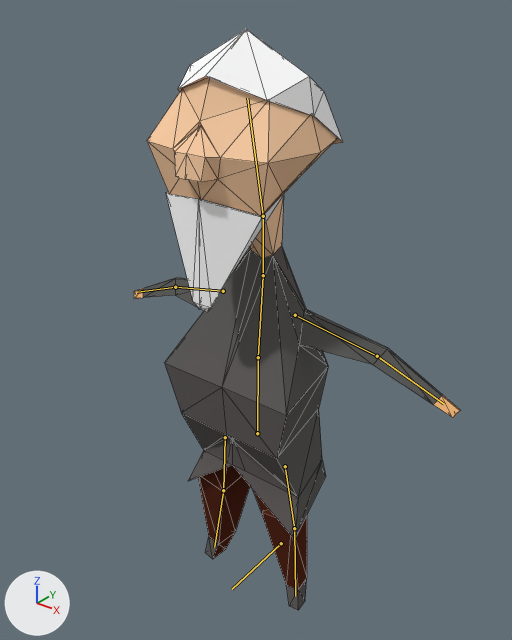
One commit to the Blender file The Overcoat/Assets/Models(blend)/Karakterler/armature1.blend: the scene before it, then after it.
Camera for both pictures: a 50 mm camera at (1.241, -1.512, 2.018) aimed at (0.012, 0.025, 1.065). The axes (+X, +Y, +Z) are drawn at lower left. The lights are the same throughout. The bones that bend it are drawn over the model as lines. Mesh edges are drawn as thin lines.
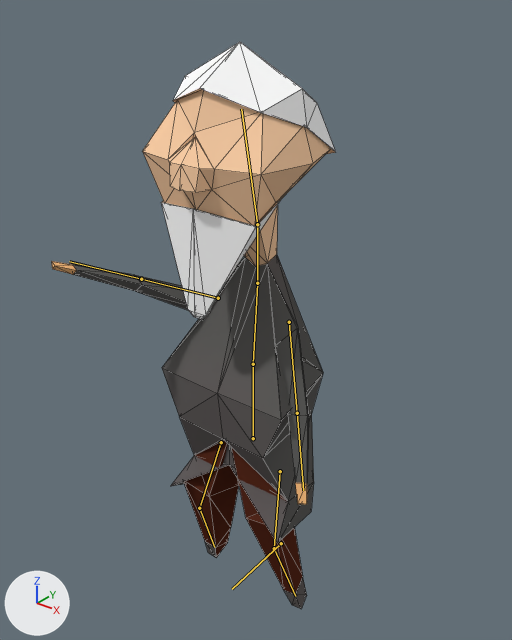
The newer file adds an action. The first version stands in its rest pose; the second is drawn at frame 53 of the action 'Throw'.

Pixel boxes (x1, y1, x2, y2) of what changed, in the pictures (512 x 640 px):
'Cube.000', posed (13% narrower)
    before: (134, 29, 460, 610)
    after: (52, 42, 336, 609)
bone 'Torso', root to tip
    before: (257, 433) to (258, 357)
    after: (253, 438) to (253, 364)

What the commit changed:
Bone 'Torso' (bone_torso) moves from (0.0, 0.0, 0.0) to (-0.031, -0.046, 0.0).
Bone 'HandIK.R' (bone_handik_r) moves from (0.0, 0.0, 0.0) to (0.005, -0.128, -0.819).
Bone 'LegIK.R' (bone_legik_r) moves from (0.0, 0.0, 0.0) to (-0.058, -2.027, 0.024).
Bone 'HandIK.L' (bone_handik_l) moves from (0.0, 0.0, 0.0) to (-0.612, -0.703, -0.039).
Bone 'ArmIK.L' (bone_armik_l) moves from (0.0, 0.0, 0.0) to (1.513, 0.963, -1.603).
Bone 'LegIK.L' (bone_legik_l) moves from (0.0, 0.0, 0.0) to (-0.021, -2.027, 0.059).
